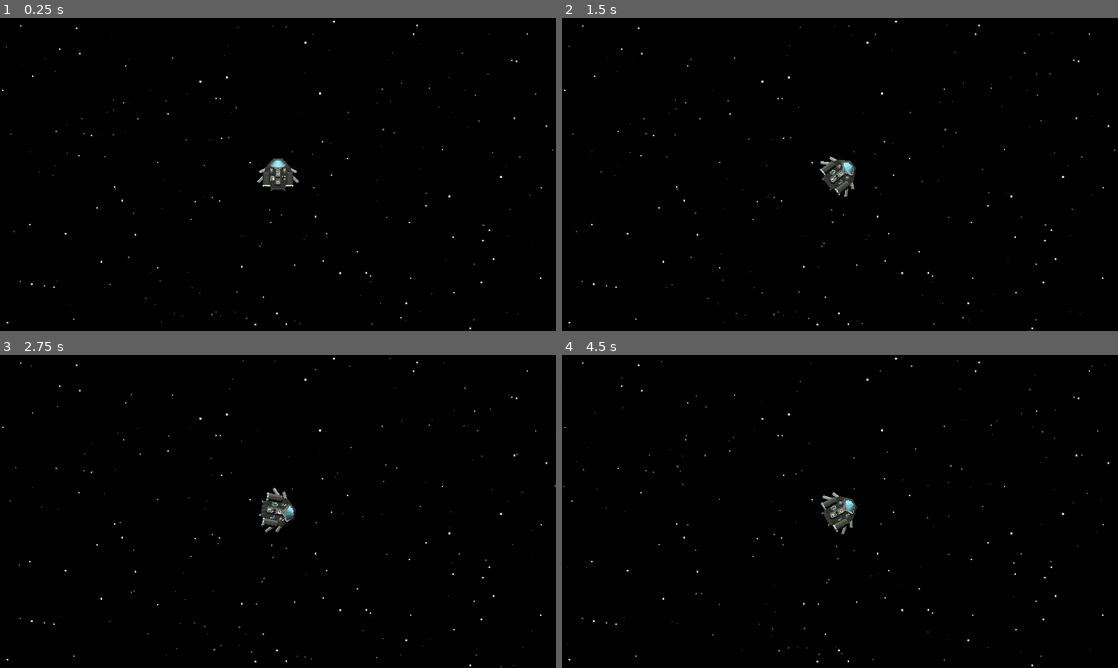
Above: before the commit, frames 1-4 (two rows, left to right).
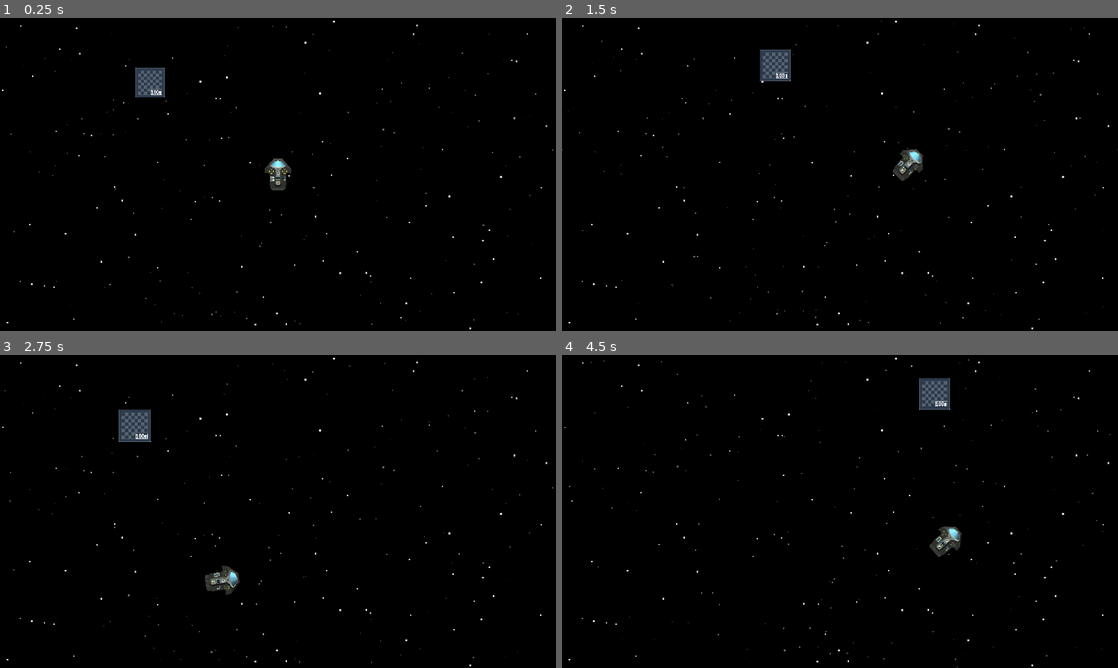
Above: after the commit, the same moments.

Repository: creusator/A_Random_Space_Game
Game: Godot game, scene res://Game.tscn
Same seed, same stepped clock (60 frames per second), same inputs: the game is played once before the commit and once after it. This scene is started directly instead of the project's main scene.
Inputs (mouse positions are in pixels of both pictures, inside the frame that each line leads up to):
- Up to frame 1 (0.25 s): no input
- Up to frame 2 (1.5 s): tap Enter at 0.5 s; move the mouse to (962, 158) at 0.52 s; hold E (rotate_right) 0.53-1.28 s; tap Mouse wheel up (zoom_in) at 0.6 s; move the mouse to (728, 190) at 1.27 s; hold S (thrust_down) from 1.28 s (still down); tap Mouse wheel down (zoom_out) at 1.35 s
- Up to frame 3 (2.75 s): move the mouse to (333, 442) at 2.02 s; release S (thrust_down) at 2.03 s; hold E (rotate_right) from 2.03 s (still down); tap Mouse wheel up (zoom_in) at 2.1 s
- Up to frame 4 (4.5 s): move the mouse to (812, 574) at 2.77 s; release E (rotate_right) at 2.78 s; hold S (thrust_down) 2.78-3.53 s; tap Mouse wheel down (zoom_out) at 2.85, 4.35 s; move the mouse to (1006, 558) at 3.52 s; hold Q (rotate_left) from 3.53 s (still down); tap Mouse wheel up (zoom_in) at 3.6 s; move the mouse to (673, 464) at 4.27 s

The runs differ from the first frame. In frame 1, 0.8% of the frame differs, in the area x 24-54%, y 15-56%; in frame 2, 1.6%; in frame 3, 1.7%, in the area x 0-100%, y 0-100%; in frame 4, 1.6%.

Commit message:
Ajout des trois composants de health, hitbox, hurtbox

Diff:
--- /dev/null
+++ b/Components/HealthComponent.gd
@@ -0,0 +1,46 @@
+extends Node
+class_name HealthComponent
+
+signal max_health_changed(difference:int)
+signal health_changed(difference:int)
+signal health_depleted
+
+@export var max_health:int = 0 : set = set_max_health, get = get_max_health
+@export var immortal:bool = false : set = set_immortal, get = get_immortal
+
+@onready var health:int = max_health : set = set_health, get = get_health
+
+func set_max_health(value:int):
+	var clamped_value = 1 if value <= 0 else value
+	if not clamped_value == max_health :
+		var difference = clamped_value - max_health
+		max_health_changed.emit(difference)
+		if health > max_health:
+			health = max_health
+		else :
+			max_health = clamped_value
+
+func get_max_health() -> int:
+	return max_health
+
+func set_immortal(value:bool):
+	immortal = value
+
+func get_immortal() -> bool:
+	return immortal
+
+func set_health(value:int):
+	if value < health and immortal:
+		return
+
+	var clamped_value = clamp(value, 0, max_health)
+	if not clamped_value == health:
+		var difference = clamped_value - health
+		health = clamped_value
+		health_changed.emit(difference)
+
+		if health == 0:
+			health_depleted.emit()
+
+func get_health() -> int:
+	return health
--- /dev/null
+++ b/Components/HitboxComponent.gd
@@ -0,0 +1,10 @@
+extends Area2D
+class_name HitboxComponent
+
+@export var damage:int = 1 : set = set_damage, get = get_damage
+
+func set_damage(value:int):
+	damage = value
+
+func get_damage() -> int:
+	return damage
--- /dev/null
+++ b/Components/HurtboxComponent.gd
@@ -0,0 +1,14 @@
+extends Area2D
+class_name HurtboxComponent
+
+signal taken_damage(damage:int)
+
+@export var health_component:HealthComponent
+
+func _ready() -> void:
+	connect("area_entered", _on_area_entered)
+
+func _on_area_entered(hitbox:HitboxComponent) -> void:
+	if hitbox != null:
+		health_component.health -= hitbox.damage
+		taken_damage.emit(hitbox.damage)
--- a/Components/Scripts/InputComponent2D.gd
+++ b/Components/InputComponent2D.gd
@@ -1,4 +1,4 @@
-extends Node2D
+extends Node
 class_name InputComponent2D
 
 var target: Vector2
--- a/Components/InputComponent2D.tscn
+++ /dev/null
@@ -1,6 +0,0 @@
-[gd_scene load_steps=2 format=3 uid="uid://cspnuy6ar3ber"]
-
-[ext_resource type="Script" uid="uid://qj4bt3np6nrt" path="res://Components/Scripts/InputComponent2D.gd" id="1_bk1f6"]
-
-[node name="InputComponent2D" type="Node2D"]
-script = ExtResource("1_bk1f6")
--- a/Components/Scripts/MotionComponent2D.gd
+++ b/Components/MotionComponent2D.gd
@@ -1,7 +1,7 @@
 extends Node2D
 class_name MotionComponent2D
 
-@export var controller:Node2D
+@export var controller:InputComponent2D
 @export var controlled:CharacterBody2D
 
 const PIXEL_PER_METER = 10
@@ -45,10 +45,11 @@
 	var acceleration: Vector2 = force_total / mass
 	var applied_velocity: Vector2 = velocity + acceleration * delta
 
-	if thrust_vector.length() < 0.1 and applied_velocity.length() < 10.0:
+	if thrust_vector.length() < 0.1 and applied_velocity.length() < 5.0:
 		applied_velocity = Vector2.ZERO
 	elif applied_velocity.length() > max_move_speed:
 		applied_velocity = applied_velocity.normalized() * max_move_speed
+	print(applied_velocity)
 	return applied_velocity
 
 func calculate_thrust(thrust_vector: Vector2) -> Vector2:
--- a/Components/MotionComponent2D.tscn
+++ /dev/null
@@ -1,6 +0,0 @@
-[gd_scene load_steps=2 format=3 uid="uid://xhhn8b5337ro"]
-
-[ext_resource type="Script" uid="uid://d3u1eyp52dc3p" path="res://Components/Scripts/MotionComponent2D.gd" id="1_l06au"]
-
-[node name="MotionComponent2D" type="Node2D"]
-script = ExtResource("1_l06au")
--- a/Entities/Ships/NorikerMKI/NorikerMKI.tres
+++ b/Entities/Ships/NorikerMKI/NorikerMKI.tres
@@ -5,9 +5,9 @@
 [resource]
 script = ExtResource("1_c6wcr")
 mass = 47.0
-main_thrust_power = 1800.0
+main_thrust_power = 2000.0
 side_thrust_power = 100.0
-max_rotation_speed = 72.0
+max_rotation_speed = 56.0
 max_move_speed = 180.0
 inertial_dampeners_efficiency = 1.0
 rotation_dampeners_efficiency = 1.0
--- a/Entities/Ships/NorikerMKI/NorikerMKI.tscn
+++ b/Entities/Ships/NorikerMKI/NorikerMKI.tscn
@@ -1,16 +1,36 @@
-[gd_scene load_steps=6 format=3 uid="uid://d0lyfduv8cm45"]
+[gd_scene load_steps=8 format=3 uid="uid://d0lyfduv8cm45"]
 
 [ext_resource type="PackedScene" uid="uid://cist6ucxjbbp1" path="res://Entities/Ships/Ship.tscn" id="1_skko5"]
-[ext_resource type="Texture2D" uid="uid://crcbjw6lac2xt" path="res://Assets/Ships/NorikerMKI/WIP-NorikerMKI.png" id="2_8d0gf"]
 [ext_resource type="Resource" uid="uid://cjwi885jo37tt" path="res://Entities/Ships/NorikerMKI/NorikerMKI.tres" id="2_xgley"]
-[ext_resource type="Texture2D" uid="uid://c6gk7c6b71ntr" path="res://Assets/Ships/NorikerMKI/WIP-NorikerMKI-NORMAL.png" id="3_xgley"]
+[ext_resource type="Script" uid="uid://6beojrehdnyn" path="res://Components/HurtboxComponent.gd" id="3_j7ebk"]
+[ext_resource type="Texture2D" uid="uid://bm4hcdx385lsx" path="res://Assets/Ships/NorikerMKI/NorikerMKI.png" id="3_r3qfp"]
+[ext_resource type="Texture2D" uid="uid://cs3m52oeslmw3" path="res://Assets/Ships/NorikerMKI/NorikerMKI-NORMAL.png" id="4_xgley"]
+[ext_resource type="Script" uid="uid://6tpqi5irmclb" path="res://Components/HealthComponent.gd" id="6_j7ebk"]
 
 [sub_resource type="CanvasTexture" id="CanvasTexture_r3qfp"]
-diffuse_texture = ExtResource("2_8d0gf")
-normal_texture = ExtResource("3_xgley")
+diffuse_texture = ExtResource("3_r3qfp")
+normal_texture = ExtResource("4_xgley")
 
 [node name="NorikerMKI" instance=ExtResource("1_skko5")]
 ship_data = ExtResource("2_xgley")
 
-[node name="Chassis" type="Sprite2D" parent="." index="2"]
+[node name="Chassis (Hurtbox)" type="Area2D" parent="." index="2" node_paths=PackedStringArray("health_component")]
+collision_layer = 0
+script = ExtResource("3_j7ebk")
+health_component = NodePath("HealthComponent")
+metadata/_custom_type_script = "uid://6beojrehdnyn"
+
+[node name="Sprite" type="Sprite2D" parent="Chassis (Hurtbox)" index="0"]
 texture = SubResource("CanvasTexture_r3qfp")
+region_enabled = true
+region_rect = Rect2(2, 3, 92, 106)
+
+[node name="CollisionPolygon2D" type="CollisionPolygon2D" parent="Chassis (Hurtbox)" index="1"]
+polygon = PackedVector2Array(16, -53, -16, -53, -44, -21, -44, -8, -46, -5, -31, -5, -28, -2, -28, 37, -26, 37, -25, 38, -25, 48, -20, 53, 20, 53, 25, 48, 25, 38, 26, 37, 28, 37, 28, -2, 31, -5, 46, -5, 44, -8, 44, -21)
+
+[node name="HealthComponent" type="Node" parent="Chassis (Hurtbox)" index="2"]
+script = ExtResource("6_j7ebk")
+max_health = 1
+metadata/_custom_type_script = "uid://6tpqi5irmclb"
+
+[connection signal="health_depleted" from="Chassis (Hurtbox)/HealthComponent" to="." method="_on_health_component_health_depleted"]
--- a/Entities/Ships/Ship.gd
+++ b/Entities/Ships/Ship.gd
@@ -6,3 +6,6 @@
 func _ready():
 	if ship_data:
 		ship_data.apply_to_ship(self)
+
+func _on_health_component_health_depleted() -> void:
+	queue_free()
--- a/Entities/Ships/Ship.tscn
+++ b/Entities/Ships/Ship.tscn
@@ -1,8 +1,8 @@
 [gd_scene load_steps=4 format=3 uid="uid://cist6ucxjbbp1"]
 
 [ext_resource type="Script" uid="uid://dinklrc2bhs7c" path="res://Entities/Ships/Ship.gd" id="1_uckl0"]
-[ext_resource type="Script" uid="uid://d3u1eyp52dc3p" path="res://Components/Scripts/MotionComponent2D.gd" id="2_rwdk4"]
-[ext_resource type="Script" uid="uid://qj4bt3np6nrt" path="res://Components/Scripts/InputComponent2D.gd" id="3_kslam"]
+[ext_resource type="Script" uid="uid://d3u1eyp52dc3p" path="res://Components/MotionComponent2D.gd" id="2_rwdk4"]
+[ext_resource type="Script" uid="uid://qj4bt3np6nrt" path="res://Components/InputComponent2D.gd" id="3_kslam"]
 
 [node name="Ship" type="CharacterBody2D"]
 motion_mode = 1
@@ -14,6 +14,6 @@
 controlled = NodePath("..")
 metadata/_custom_type_script = "uid://d3u1eyp52dc3p"
 
-[node name="InputComponent2D" type="Node2D" parent="."]
+[node name="InputComponent2D" type="Node" parent="."]
 script = ExtResource("3_kslam")
 metadata/_custom_type_script = "uid://qj4bt3np6nrt"
--- a/Game.tscn
+++ b/Game.tscn
@@ -1,8 +1,13 @@
-[gd_scene load_steps=4 format=3 uid="uid://bl2wfrt4wupur"]
+[gd_scene load_steps=7 format=3 uid="uid://bl2wfrt4wupur"]
 
 [ext_resource type="PackedScene" uid="uid://do78wutwh6no7" path="res://Backgrounds/Space/BackgroundSpace.tscn" id="1_sb48q"]
 [ext_resource type="PackedScene" uid="uid://d0lyfduv8cm45" path="res://Entities/Ships/NorikerMKI/NorikerMKI.tscn" id="1_u44n3"]
 [ext_resource type="Script" uid="uid://dq3r12sc157up" path="res://UI/Camera/Camera.gd" id="4_sb48q"]
+[ext_resource type="Script" uid="uid://15ewnpblvlvy" path="res://Components/HitboxComponent.gd" id="4_t88pq"]
+[ext_resource type="Texture2D" uid="uid://dn4h367v2koca" path="res://Assets/Environnement/Test-tile.png" id="5_r0x5m"]
+
+[sub_resource type="RectangleShape2D" id="RectangleShape2D_t88pq"]
+size = Vector2(99.6826, 99.6727)
 
 [node name="Main" type="Node2D"]
 scale = Vector2(1.01469, 1.02335)
@@ -11,10 +16,11 @@
 scale = Vector2(1.01469, 1.02335)
 color = Color(0.099986, 0.099986, 0.099986, 1)
 
+[node name="NorikerMKI" parent="." instance=ExtResource("1_u44n3")]
+
 [node name="Camera2D" type="Camera2D" parent="." node_paths=PackedStringArray("target")]
 script = ExtResource("4_sb48q")
 target = NodePath("../NorikerMKI")
-mode = 0
 camera_smooth_speed = 15.0
 zoom_speed = 4.0
 max_zoom = 5.0
@@ -27,4 +33,15 @@
 energy = 2.0
 height = 0.4
 
-[node name="NorikerMKI" parent="." instance=ExtResource("1_u44n3")]
+[node name="HitboxComponent" type="Area2D" parent="."]
+script = ExtResource("4_t88pq")
+metadata/_custom_type_script = "uid://15ewnpblvlvy"
+
+[node name="Sprite2D" type="Sprite2D" parent="HitboxComponent"]
+position = Vector2(-435.601, -309.767)
+scale = Vector2(0.1, 0.1)
+texture = ExtResource("5_r0x5m")
+
+[node name="CollisionShape2D" type="CollisionShape2D" parent="HitboxComponent"]
+position = Vector2(-435.601, -309.767)
+shape = SubResource("RectangleShape2D_t88pq")
Binary file added: Assets/Ships/NorikerMKI/NorikerMKI-NORMAL.aseprite
Binary file added: Assets/Ships/NorikerMKI/NorikerMKI-NORMAL.png
Not shown, changed: Assets/Ships/NorikerMKI/NorikerMKI-NORMAL.png.import
Binary file added: Assets/Ships/NorikerMKI/NorikerMKI.aseprite
Binary file added: Assets/Ships/NorikerMKI/NorikerMKI.png
Not shown, changed: Assets/Ships/NorikerMKI/NorikerMKI.png.import
Binary file changed: Assets/Ships/NorikerMKI/WIP-NorikerMKI-NORMAL.aseprite
Binary file removed: Assets/Ships/NorikerMKI/WIP-NorikerMKI-NORMAL.png
Binary file changed: Assets/Ships/NorikerMKI/WIP-NorikerMKI.aseprite
Binary file removed: Assets/Ships/NorikerMKI/WIP-NorikerMKI.png
Not shown, added: Components/HealthComponent.gd.uid
Not shown, added: Components/HitboxComponent.gd.uid
(and 3 more such lines)
